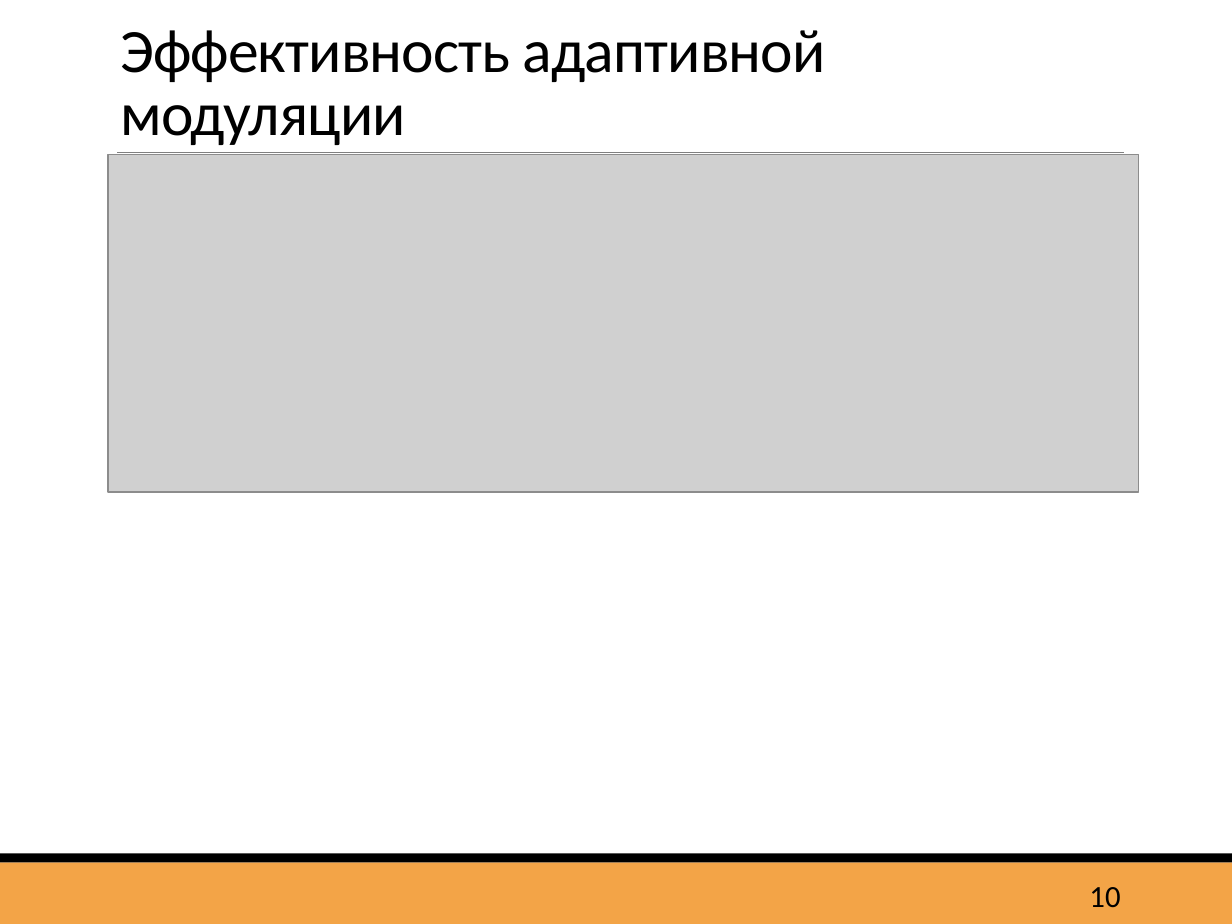
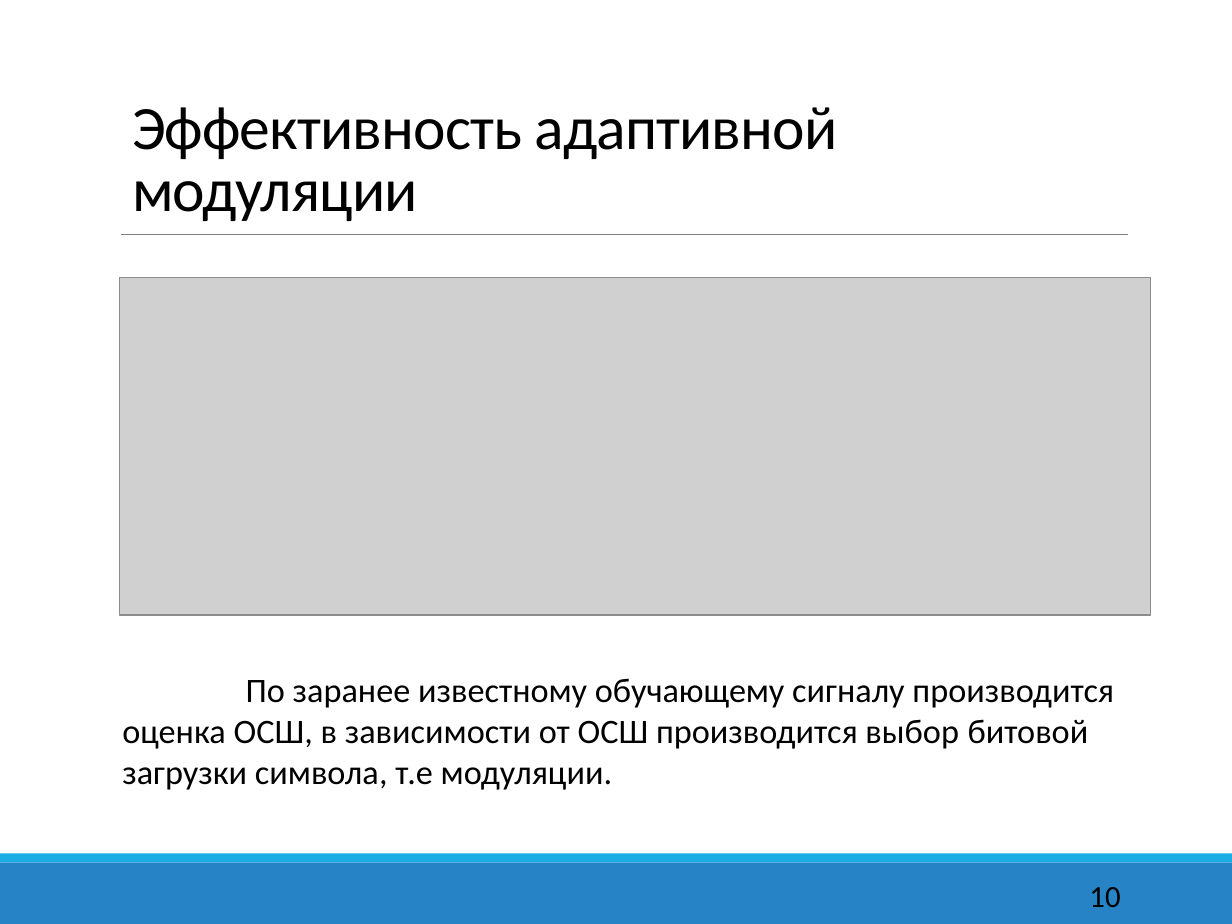
Before and after one commit to Zheki4S/Adaptive_modulation, a slide deck: slide 10 of Presentation_Simonov.PPTX. Drawn at 1232x924 pixels with LibreOffice and Linux fonts; fonts in the diff are those of the drawing; grey boxes stand for pictures. Boxes give left, top, right and bottom in pixels: in the first picture for what was removed or moved away, otherwise in the second. Text is boxed around its words. In the diff, an @@ line names an element or a change of style, - is before the commit and + after.

```diff
--- a/Presentation_Simonov.PPTX
+++ b/Presentation_Simonov.PPTX
@@ title "Эффективность адаптивной модуляции": place and size @@
-title "Эффективность адаптивной модуляции" at box(120, 30, 826, 145)
+title "Эффективность адаптивной модуляции" at box(132, 107, 837, 221)
@@ line moved from (117, 152) - (1124, 152) to (121, 234) - (1127, 234) @@
@@ picture: place and size @@
-picture at box(108, 154, 1140, 492)
+picture at box(120, 277, 1151, 615)
@@ text added at box(122, 678, 1114, 790), 20 pt, text #000000 @@
+По заранее известному обучающему сигналу производится оценка ОСШ, в зависимости от ОСШ производится выбор битовой загрузки символа, т.е модуляции.
@@ rectangle at box(0, 862, 1232, 924): fill #F3A447 to #2683C6 @@
@@ rectangle at box(0, 854, 1232, 862): fill #000000 to #1CADE4 @@
```
Also in this commit, not shown: 15 other slides changed.
